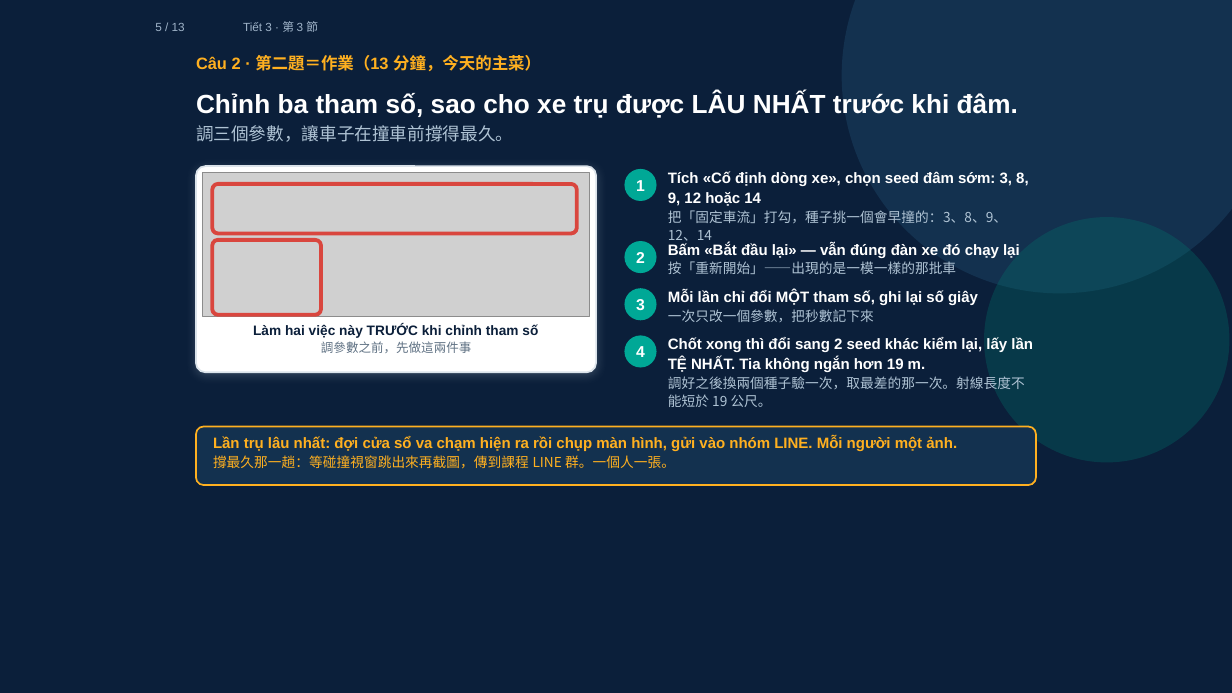
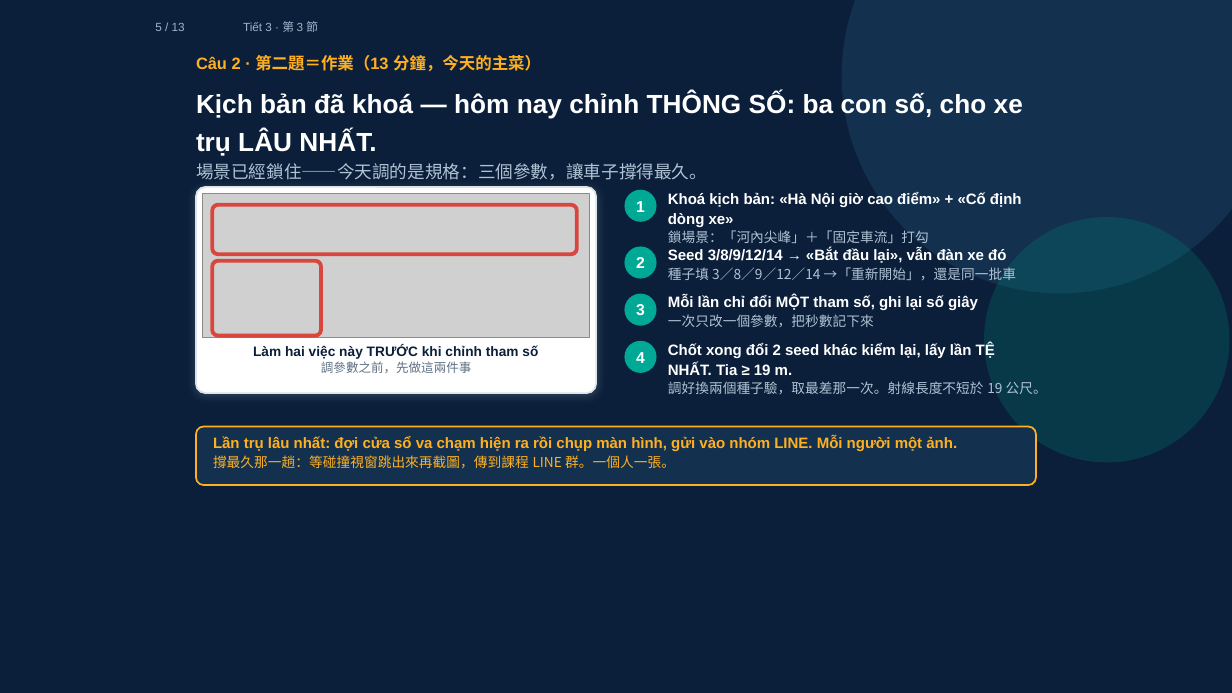
Before and after one commit to ch-neural/MITUST-Principles-of-Self-Driving-Cars, a slide deck: slide 5 of 第四週(10-01)/第四週_第3節_簡報.pptx. Drawn at 1232x693 pixels with LibreOffice and Linux fonts; fonts in the diff are those of the drawing; grey boxes stand for pictures. Boxes give left, top, right and bottom in pixels: in the first picture for what was removed or moved away, otherwise in the second. Text is boxed around its words. In the diff, an @@ line names an element or a change of style, - is before the commit and + after.

```diff
--- a/第四週(10-01)/第四週_第3節_簡報.pptx
+++ b/第四週(10-01)/第四週_第3節_簡報.pptx
@@ text at (196, 92, 1023, 180): text changed @@
-Chỉnh ba tham số, sao cho xe trụ được LÂU NHẤT trước khi đâm.
-調三個參數，讓車子在撞車前撐得最久。
+Kịch bản đã khoá — hôm nay chỉnh THÔNG SỐ: ba con số, cho xe trụ LÂU NHẤT.
+場景已經鎖住——今天調的是規格：三個參數，讓車子撐得最久。
@@ 3 rounded rectangles, 2 texts, 1 picture, 1 ellipse: place and size @@
-3 rounded rectangles, 2 texts, 1 picture, 1 ellipse at (196, 166, 657, 372)
+3 rounded rectangles, 2 texts, 1 picture, 1 ellipse at (196, 187, 657, 393)
@@ text at (668, 192, 1022, 247): text changed @@
-Tích «Cố định dòng xe», chọn seed đâm sớm: 3, 8, 9, 12 hoặc 14
-把「固定車流」打勾，種子挑一個會早撞的：3、8、9、12、14
+Khoá kịch bản: «Hà Nội giờ cao điểm» + «Cố định dòng xe»
+鎖場景：「河內尖峰」＋「固定車流」打勾
@@ text at (668, 248, 1016, 281): text changed @@
-Bấm «Bắt đầu lại» — vẫn đúng đàn xe đó chạy lại
-按「重新開始」——出現的是一模一樣的那批車
+Seed 3/8/9/12/14 → «Bắt đầu lại», vẫn đàn xe đó
+種子填 3／8／9／12／14 →「重新開始」，還是同一批車
@@ 4 texts, 3 ellipses: place and size @@
-4 texts, 3 ellipses at (625, 241, 978, 367)
+4 texts, 3 ellipses at (625, 246, 978, 373)
@@ text at (668, 343, 1047, 394): text changed @@
-Chốt xong thì đổi sang 2 seed khác kiểm lại, lấy lần TỆ NHẤT. Tia không ngắn hơn 19 m.
-調好之後換兩個種子驗一次，取最差的那一次。射線長度不能短於 19 公尺。
+Chốt xong đổi 2 seed khác kiểm lại, lấy lần TỆ NHẤT. Tia ≥ 19 m.
+調好換兩個種子驗，取最差那一次。射線長度不短於 19 公尺。
```
